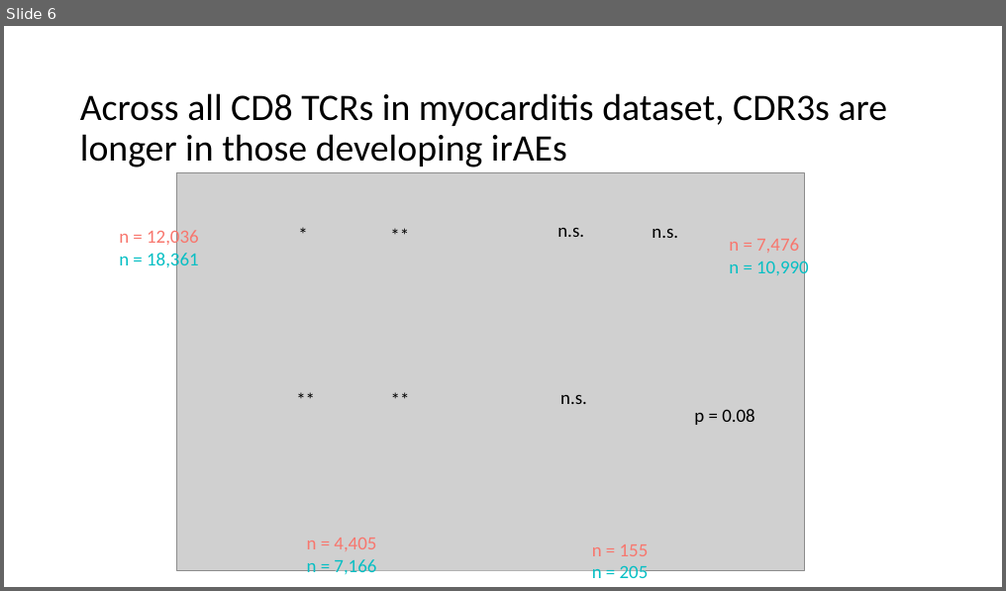
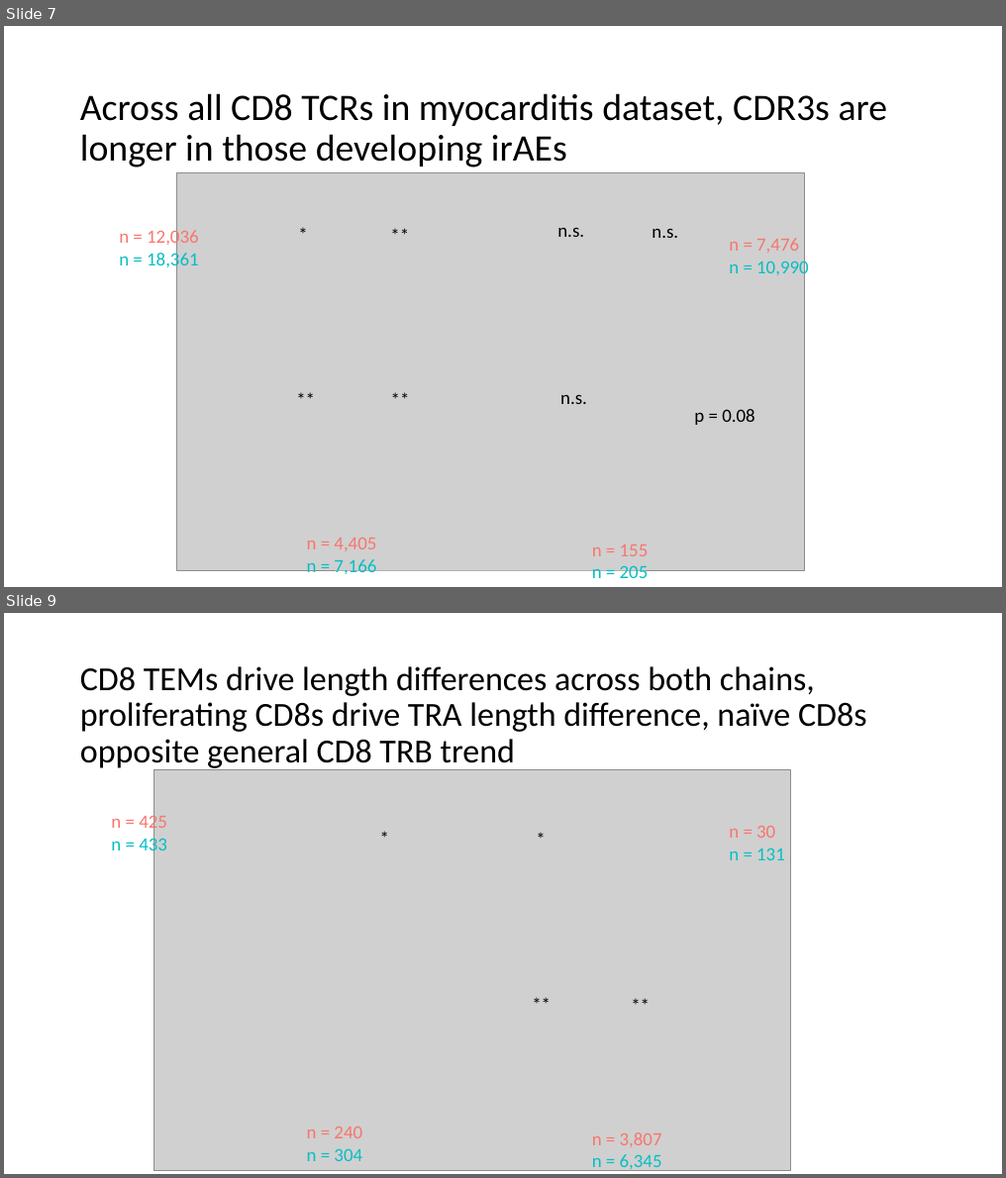
Before and after one commit to tybottorff/bottorffdocs, a slide deck: linsley_postdoc/presentations/weekly_meetings/11_16_23.pptx. Shown one above the other, each under a label of ours: slide 6 before the commit, slides 7 and 9 after it; the slides between them are not shown. The pictures are 1006x591 and 1006x1178 pixels, drawn with LibreOffice and Linux fonts; fonts in the diff are those of the drawing; grey boxes stand for pictures. Boxes give left, top, right and bottom in pixels: in the first picture for what was removed or moved away, otherwise in the second. Text is boxed around its words. In the diff, an @@ line names an element or a change of style, - is before the commit and + after.

```diff
--- a/linsley_postdoc/presentations/weekly_meetings/11_16_23.pptx
+++ b/linsley_postdoc/presentations/weekly_meetings/11_16_23.pptx
@@ slide 9 added at box(4, 613, 1002, 1174), background #FFFFFF @@
@@ title added at box(80, 666, 867, 771), 32.4 pt, text #000000 @@
+CD8 TEMs drive length differences across both chains, proliferating CD8s drive TRA length difference, naïve CD8s opposite general CD8 TRB trend
@@ picture added at box(153, 769, 790, 1171) @@
@@ text added at box(111, 813, 167, 856), 18 pt, text #F8766D @@
+n = 425
+n = 433
@@ text added at box(372, 823, 416, 854), 18 pt, text #000000 @@
+*
@@ text added at box(529, 824, 572, 854), 18 pt, text #000000 @@
+*
@@ text added at box(729, 826, 785, 861), 18 pt, text #06BFC4 @@
+n = 30
+n = 131
@@ text added at box(525, 989, 568, 1019), 18 pt, text #000000 @@
+**
@@ text added at box(624, 989, 667, 1020), 18 pt, text #000000 @@
+**
@@ text added at box(307, 1127, 362, 1161), 18 pt, text #F8766D @@
+n = 240
+n = 304
@@ text added at box(592, 1133, 662, 1173), 18 pt, text #F8766D @@
+n = 3,807
+n = 6,345
@@ what was slide 6 is now slide 7 @@
```
Also in this commit, not shown: 1 slide changed, 2 other slides added, 1 other file.
